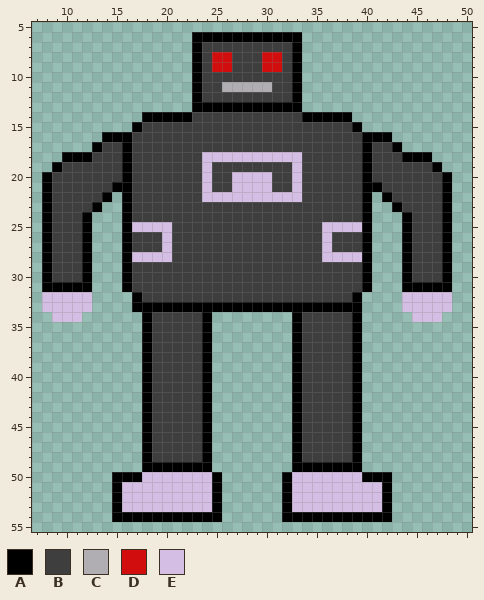
Pixel-art sprite, stored at Assets/Sprites/Enemies/robot.png. Above is the file before it was changed.
The file is 256x256 pixels, drawn in blocks of 4x4; one block is one cell here. Shown: x 7..50, y 5..55.
Palette (. is transparent): A #000000  B #3e3e3e  C #b0adb3  D #d10d0d  E #d4bee4
After:
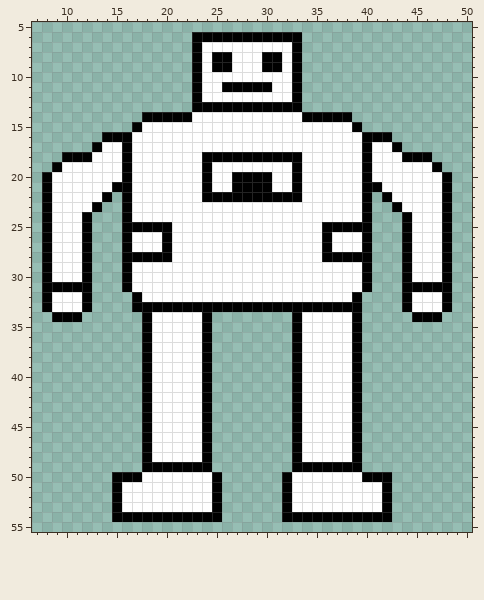
The edit:
{"colour":"B","old":"#3e3e3e","new":"#ffffff"}
{"y":8,"x":25,"old":"DD","new":"AA"}
{"y":8,"x":30,"old":"DD","new":"AA"}
{"y":9,"x":25,"old":"DD","new":"AA"}
{"y":9,"x":30,"old":"DD","new":"AA"}
{"y":11,"x":26,"old":"CCCCC","new":"AAAAA"}
{"y":18,"x":24,"old":"EEEEEEEEEE","new":"AAAAAAAAAA"}
{"y":19,"x":24,"old":"E","new":"A"}
{"y":19,"x":33,"old":"E","new":"A"}
{"y":20,"x":24,"old":"E","new":"A"}
{"y":20,"x":27,"old":"EEEE","new":"AAAA"}
{"y":20,"x":33,"old":"E","new":"A"}
{"y":21,"x":24,"old":"E","new":"A"}
{"y":21,"x":27,"old":"EEEE","new":"AAAA"}
{"y":21,"x":33,"old":"E","new":"A"}
{"y":22,"x":24,"old":"EEEEEEEEEE","new":"AAAAAAAAAA"}
{"y":25,"x":17,"old":"EEEE","new":"AAAA"}
{"y":25,"x":36,"old":"EEEE","new":"AAAA"}
{"y":26,"x":20,"old":"E","new":"A"}
{"y":26,"x":36,"old":"E","new":"A"}
{"y":27,"x":20,"old":"E","new":"A"}
{"y":27,"x":36,"old":"E","new":"A"}
{"y":28,"x":17,"old":"EEEE","new":"AAAA"}
{"y":28,"x":36,"old":"EEEE","new":"AAAA"}
{"y":32,"x":8,"old":"EEEEE","new":"ABBBA"}
{"y":32,"x":44,"old":"EEEEE","new":"ABBBA"}
{"y":33,"x":8,"old":"EEEEE","new":"ABBBA"}
{"y":33,"x":44,"old":"EEEEE","new":"ABBBA"}
{"y":34,"x":9,"old":"EEE","new":"AAA"}
{"y":34,"x":45,"old":"EEE","new":"AAA"}
{"y":50,"x":18,"old":"EEEEEEE","new":"BBBBBBB"}
{"y":50,"x":33,"old":"EEEEEEE","new":"BBBBBBB"}
{"y":51,"x":16,"old":"EEEEEEEEE","new":"BBBBBBBBB"}
{"y":51,"x":33,"old":"EEEEEEEEE","new":"BBBBBBBBB"}
{"y":52,"x":16,"old":"EEEEEEEEE","new":"BBBBBBBBB"}
{"y":52,"x":33,"old":"EEEEEEEEE","new":"BBBBBBBBB"}
{"y":53,"x":16,"old":"EEEEEEEEE","new":"BBBBBBBBB"}
{"y":53,"x":33,"old":"EEEEEEEEE","new":"BBBBBBBBB"}
